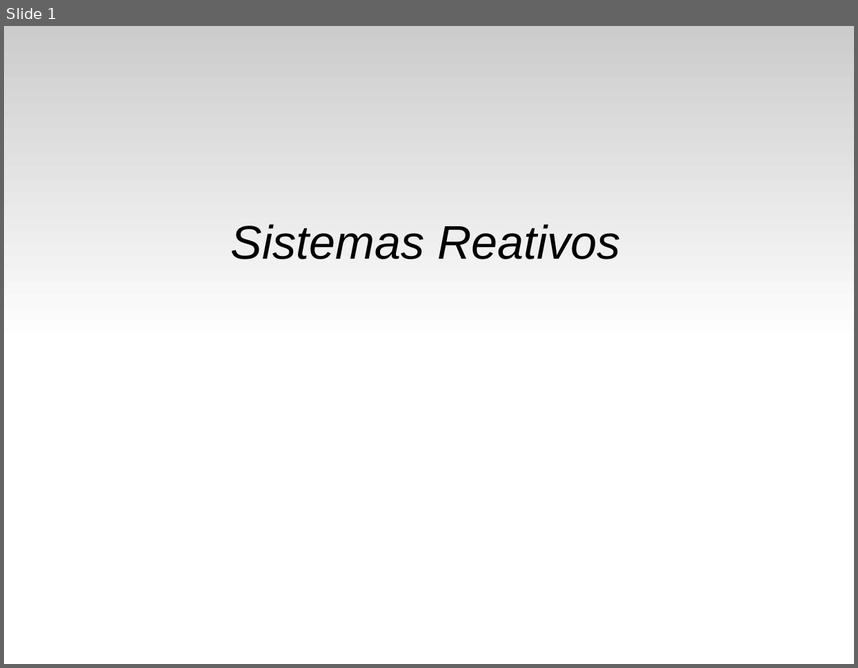
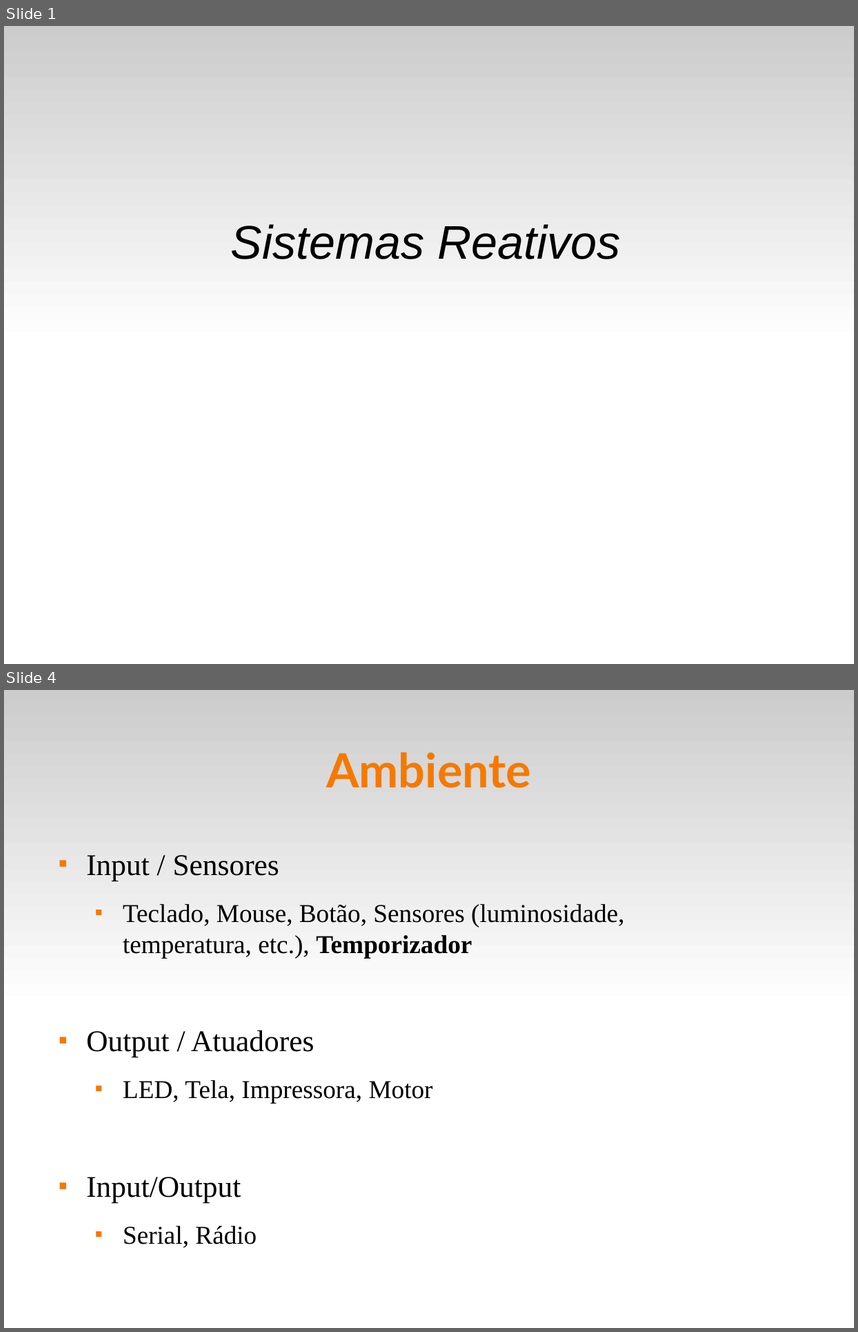
Before and after one commit to fsantanna-uerj/reativos, a slide deck: slides/01_reativos.odp. Shown one above the other, each under a label of ours: slide 1 before the commit, slides 1 and 4 after it; the slides between them are not shown. The pictures are 858x668 and 858x1332 pixels, drawn with LibreOffice and Linux fonts; fonts in the diff are those of the drawing. Boxes give left, top, right and bottom in pixels: in the first picture for what was removed or moved away, otherwise in the second. Text is boxed around its words. In the diff, an @@ line names an element or a change of style, - is before the commit and + after.

```diff
--- a/slides/01_reativos.odp
+++ b/slides/01_reativos.odp
@@ slide 4 added at <box>4,690,854,1328</box>, background #FFFFFF; not listed: 1 template element that a slide beside it also shows @@
@@ title added at <box>326,752,531,788</box>, 44 pt, text #F57900, bold @@
+Ambiente
@@ text added at <box>86,855,624,1248</box>, 24 pt, text #000000 @@
+■ Input / Sensores
+  ■ Teclado, Mouse, Botão, Sensores (luminosidade, temperatura, etc.), Temporizador
+■ Output / Atuadores
+  ■ LED, Tela, Impressora, Motor
+■ Input/Output
+  ■ Serial, Rádio
```
Also in this commit, not shown: 1 slide changed, 2 other slides added, 3 slides removed, 1 other file.
